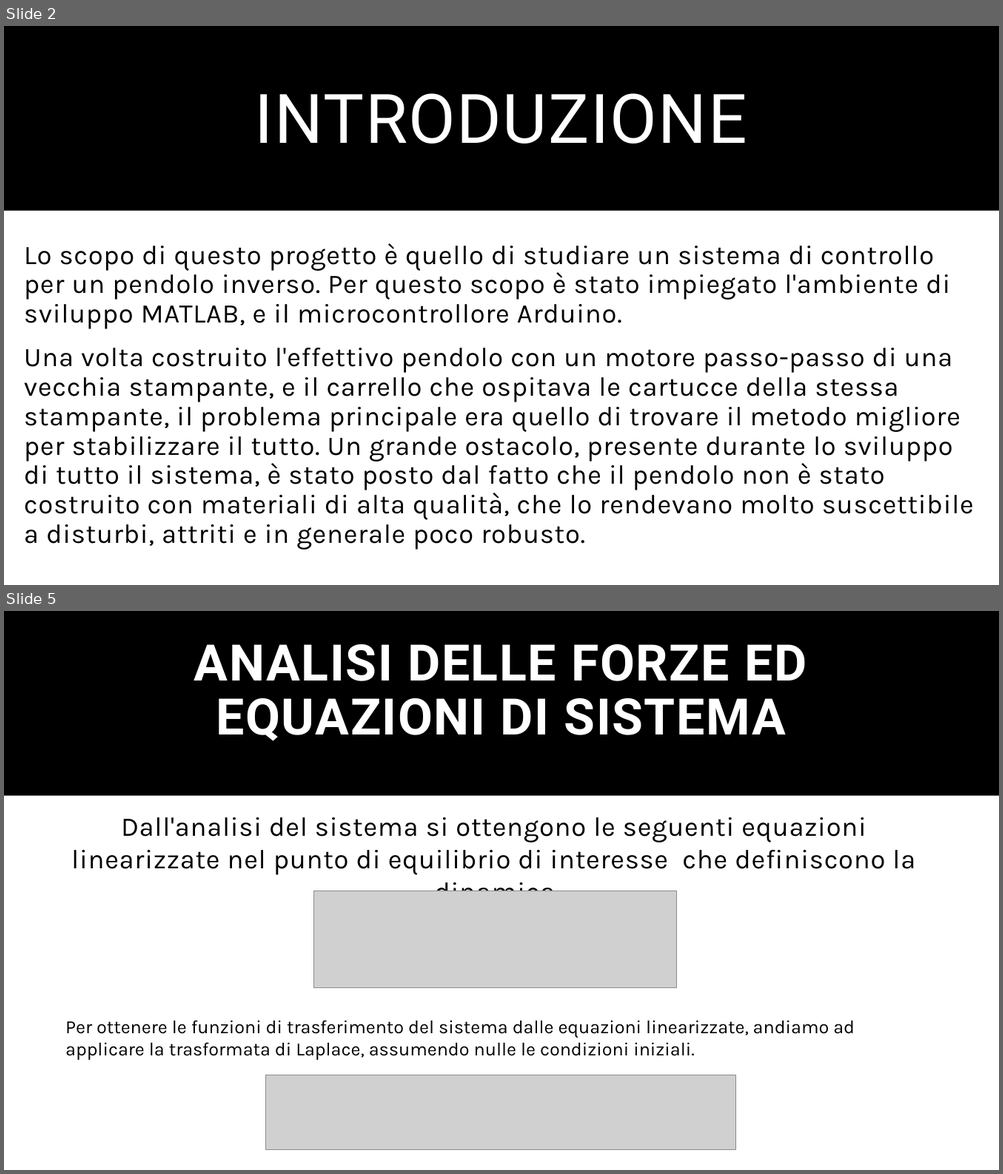
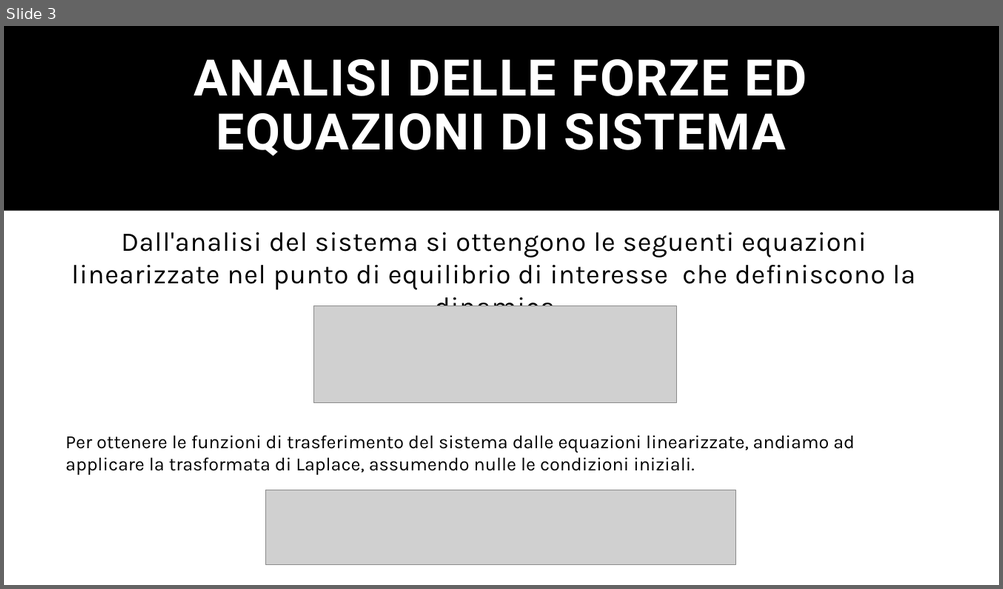
Before and after one commit to AltFed/ARL, a slide deck: CA.pptx. Shown one above the other, each under a label of ours: slides 2 and 5 before the commit, slide 3 after it; the slides between them are not shown. The pictures are 1003x1174 and 1003x589 pixels, drawn with LibreOffice and Linux fonts; fonts in the diff are those of the drawing; grey boxes stand for pictures. Boxes give left, top, right and bottom in pixels: in the first picture for what was removed or moved away, otherwise in the second. Text is boxed around its words. In the diff, an @@ line names an element or a change of style, - is before the commit and + after.

```diff
--- a/CA.pptx
+++ b/CA.pptx
@@ slide 2 removed at [4, 26, 999, 585], background #FFFFFF; not listed: 1 template element that a slide beside it also shows @@
@@ title removed at [254, 93, 746, 144] @@
-INTRODUZIONE
@@ text removed at [24, 244, 973, 550] @@
-Lo scopo di questo progetto è quello di studiare un sistema di controllo per un pendolo inverso. Per questo scopo è stato impiegato l'ambiente di sviluppo MATLAB, e il microcontrollore Arduino.
-Una volta costruito l'effettivo pendolo con un motore passo-passo di una vecchia stampante, e il carrello che ospitava le cartucce della stessa stampante, il problema principale era quello di trovare il metodo migliore per stabilizzare il tutto. Un grande ostacolo, presente durante lo sviluppo di tutto il sistema, è stato posto dal fatto che il pendolo non è stato costruito con materiali di alta qualità, che lo rendevano molto suscettibile a disturbi, attriti e in generale poco robusto.
@@ what was slide 5 is now slide 3 @@
```
Also in this commit, not shown: 9 slides changed, 1 slide added, 3 other slides removed, 2 other files.
